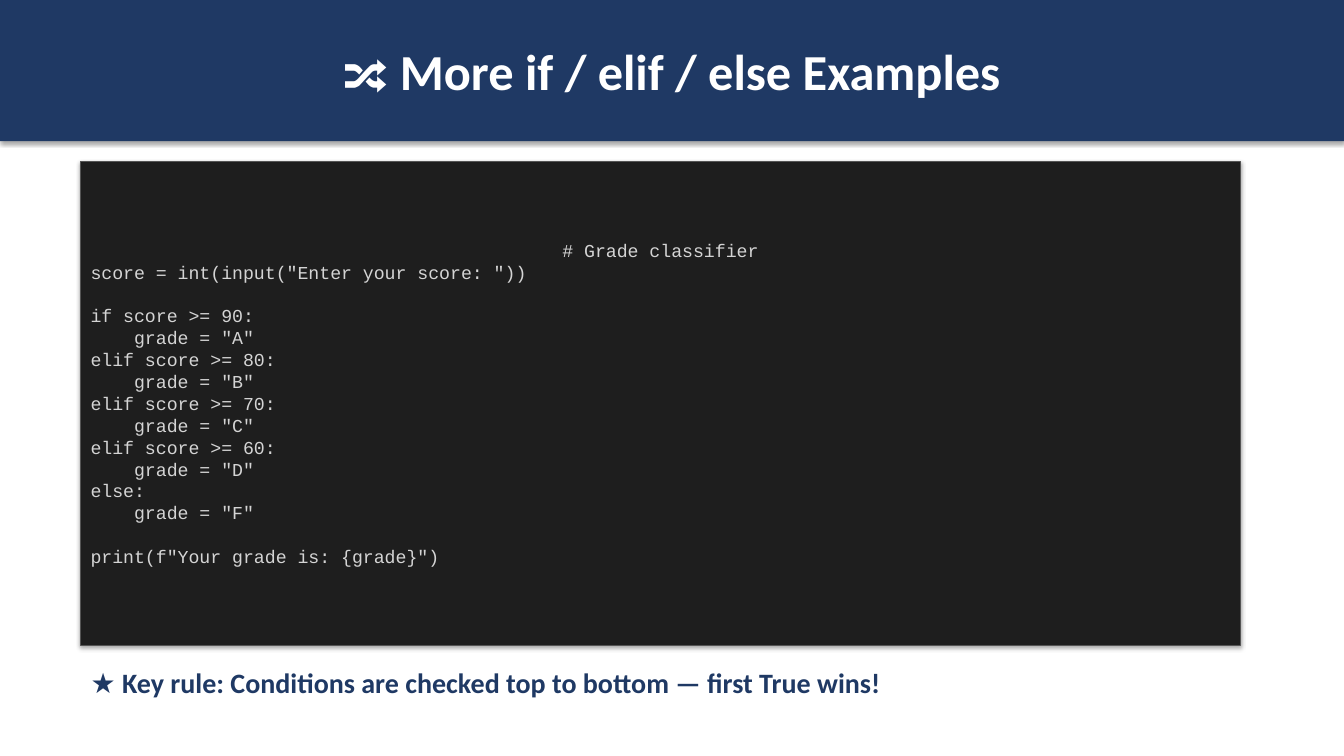
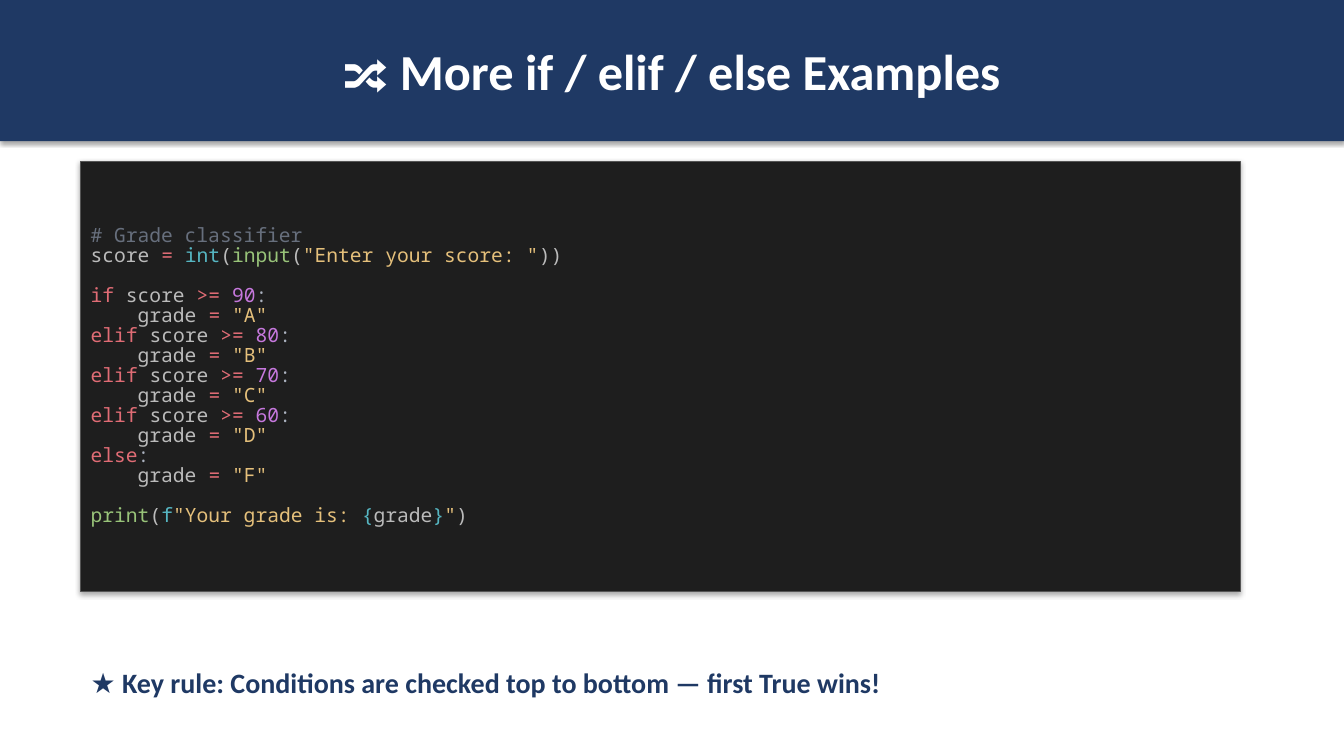
Before and after one commit to cvc-comanescu-catalin/python-course, a slide deck: slide 26 of slides/session1_intro_and_basics.pptx (slide 23 before the commit). Drawn at 1344x756 pixels with LibreOffice and Linux fonts; fonts in the diff are those of the drawing. Boxes give left, top, right and bottom in pixels: in the first picture for what was removed or moved away, otherwise in the second. Text is boxed around its words. In the diff, an @@ line names an element or a change of style, - is before the commit and + after.

```diff
--- a/slides/session1_intro_and_basics.pptx
+++ b/slides/session1_intro_and_basics.pptx
@@ rectangle "# Grade classifier": place and size @@
-rectangle "# Grade classifier" at [81, 161, 1240, 645]
+rectangle "# Grade classifier" at [81, 161, 1240, 592]
@@ rectangle "# Grade classifier" at [81, 161, 1240, 592]: size 13 to 14 pt, font Courier New to Noto Sans Mono; text colour #D4D4D4 to #676F7D in "# Grade classifier"; text colour #D4D4D4 to #BBBBBB in "score int(input("Enter "))", "score", "grade", "score" and 7 more places; text colour #D4D4D4 to #E06C75 in "=", "if >=", "=", "elif >=" and 7 more places; text colour #D4D4D4 to #56B6C2 in "int(input("Enter", "print(f"Your {grade}")"; text colour #D4D4D4 to #98C379 in "int(input("Enter", "print(f"Your"; text colour #D4D4D4 to #E5C07B in "int(input("Enter your score: "))", ""A"", ""B"", ""C"" and 3 more places; text colour #D4D4D4 to #C678DD in "90:", "80:", "70:", "60:"; text colour #D4D4D4 to #ABB2BF in "90:", "80:", "70:", "60:" and 1 more places; alignment centre to left; line spacing 1 to 14.2pt @@
```
Also in this commit, not shown: 12 other slides changed, 6 slides added, 2 slides removed, 7 other files.
